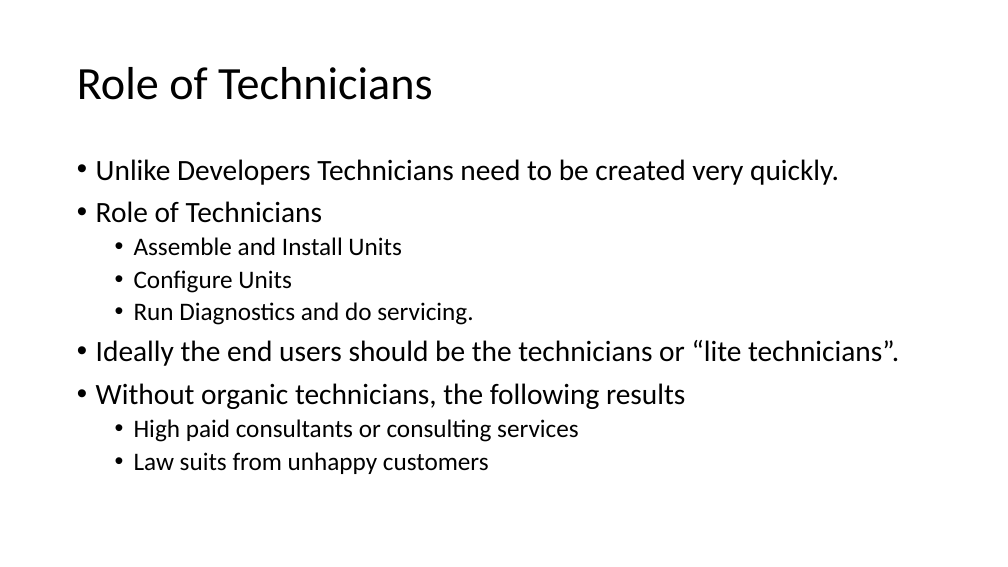
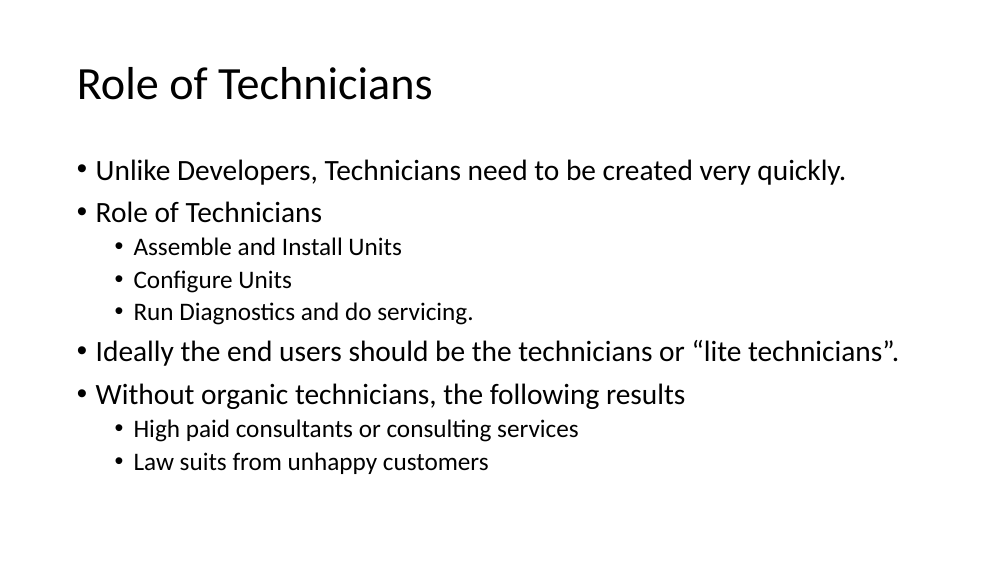
Before and after one commit to NanoDataCenter/nano_data_center, a slide deck: slide 8 of presentations/session_1/Plan Of Action For Next Few Weeks.pptx (slide 7 before the commit). Drawn at 1008x567 pixels with LibreOffice and Linux fonts; fonts in the diff are those of the drawing. Boxes give left, top, right and bottom in pixels: in the first picture for what was removed or moved away, otherwise in the second. Text is boxed around its words. In the diff, an @@ line names an element or a change of style, - is before the commit and + after.

```diff
--- a/presentations/session_1/Plan Of Action For Next Few Weeks.pptx
+++ b/presentations/session_1/Plan Of Action For Next Few Weeks.pptx
@@ text at (96,159,846,185): text changed @@
-• Unlike Developers Technicians need to be created very quickly.
+• Unlike Developers, Technicians need to be created very quickly.
```
Also in this commit, not shown: 3 other slides changed, 1 slide added, 3 other files.
